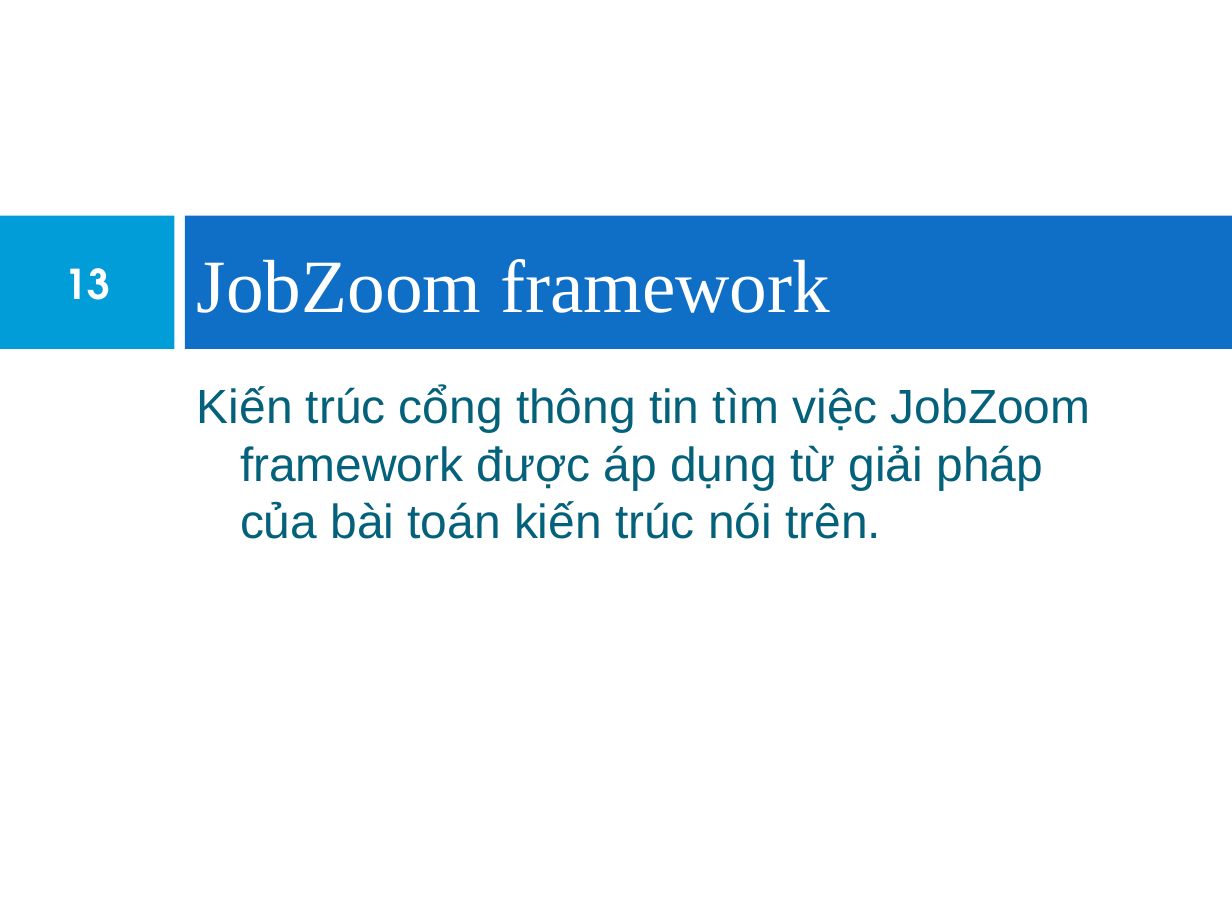
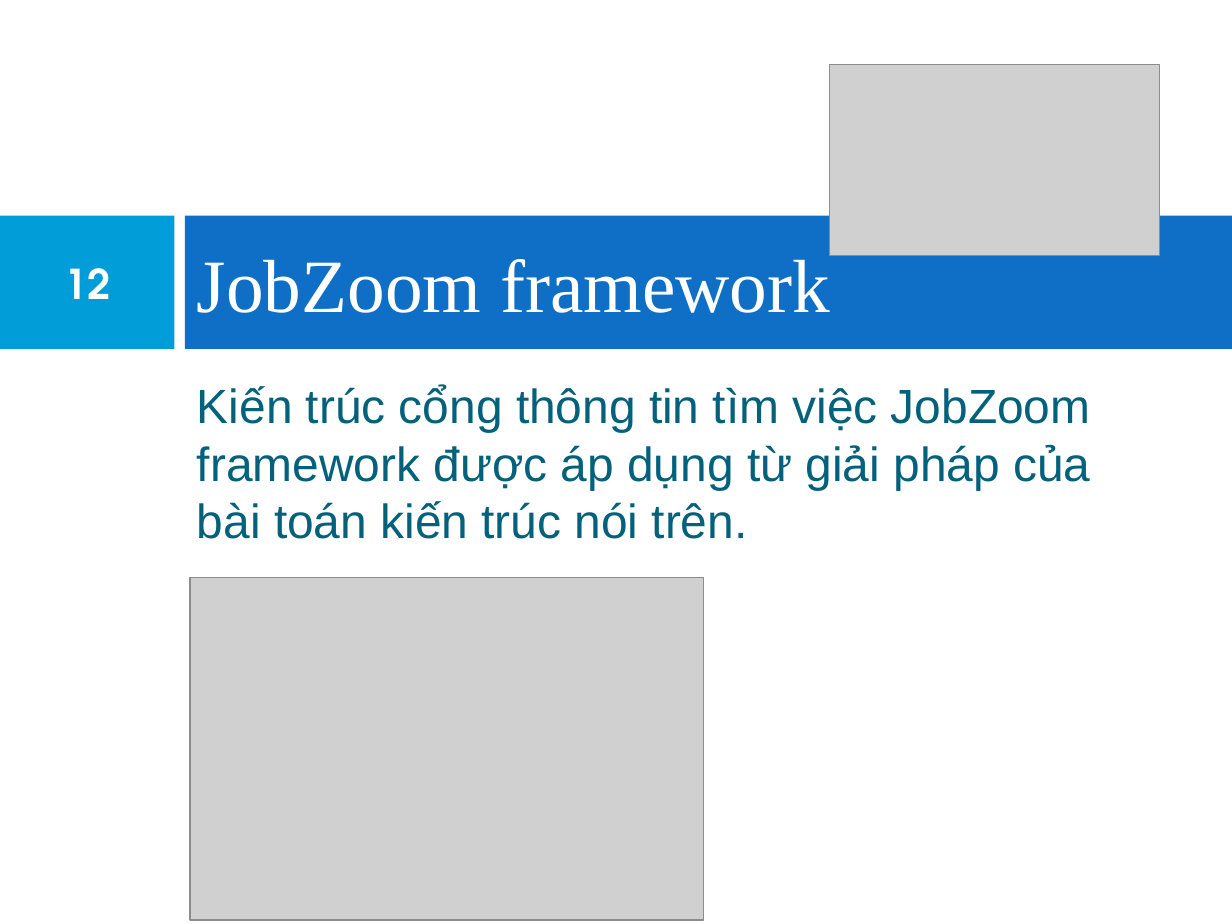
Before and after one commit to khanhduy94/jobzoom, a slide deck: slide 12 of Documents/JobZoom Presentation.pptx (slide 13 before the commit). Drawn at 1232x924 pixels with LibreOffice and Linux fonts; fonts in the diff are those of the drawing; grey boxes stand for pictures. Boxes give left, top, right and bottom in pixels: in the first picture for what was removed or moved away, otherwise in the second. Text is boxed around its words. In the diff, an @@ line names an element or a change of style, - is before the commit and + after.

```diff
--- a/Documents/JobZoom Presentation.pptx
+++ b/Documents/JobZoom Presentation.pptx
@@ picture added at [829,64,1159,255] @@
@@ page number at [64,268,110,299]: text changed @@
-13
+12
@@ text "Kiến trúc cổng thông tin ..." at [197,385,1091,539]: indent changed @@
@@ picture added at [190,578,703,920] @@
```
Also in this commit, not shown: 6 other slides changed, 1 slide removed.
